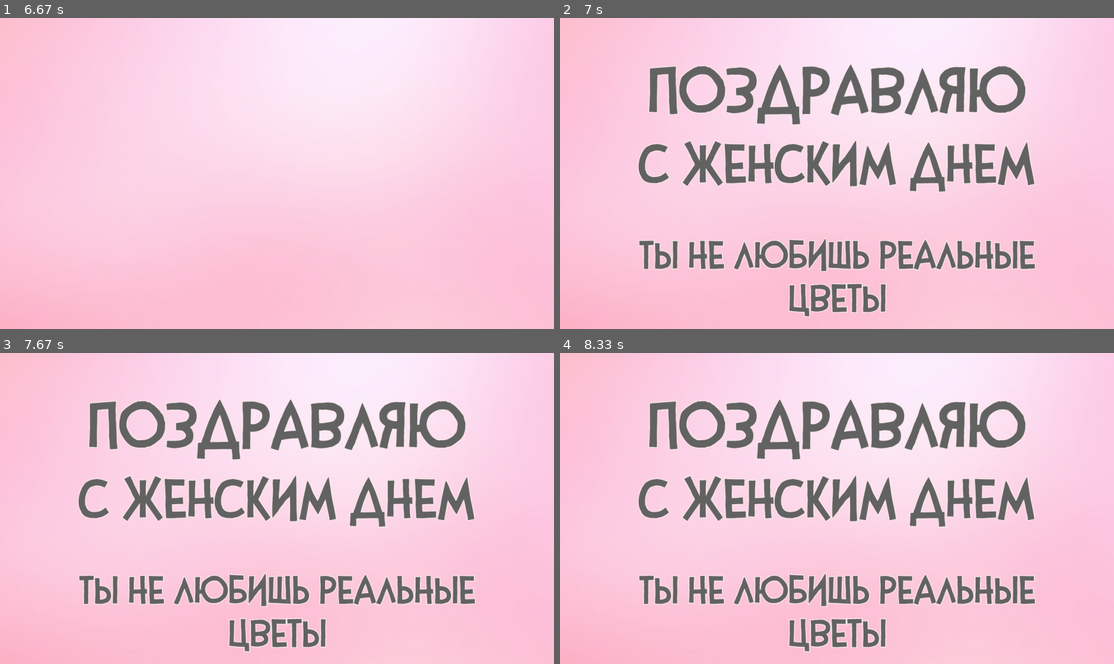
Above: before the commit, frames 1-4 (two rows, left to right).
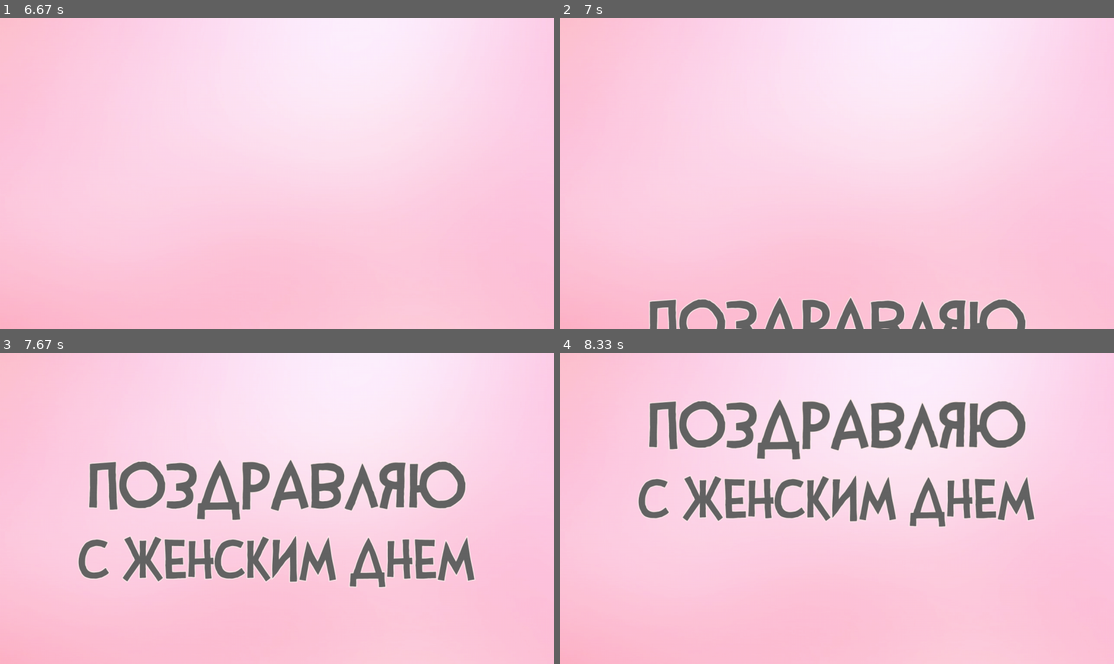
Above: after the commit, the same moments.

Repository: Ferunelli-dep/Women_day_present_pygame
Game: pygame game, started from main.py
The game is run twice, just before and just after one commit, with the same random seed, the same clock (stepped at 60 frames per second) and the same inputs.
Inputs (mouse positions are in pixels of both pictures, inside the frame that each line leads up to):
- Up to frame 1 (6.67 s): click (277, 173) at 0.38 s
- Up to frame 2 (7 s): no input
- Up to frame 3 (7.67 s): no input
- Up to frame 4 (8.33 s): no input

Frame 1 is identical in both runs. In frame 2, 17% of the frame differs, in the area x 14-86%, y 14-100%; in frame 3, 21%, in the area x 14-86%, y 14-97%; in frame 4, 4.8%.

Commit message:
text animation added

Diff:
--- a/main.py
+++ b/main.py
@@ -16,9 +16,9 @@
 pygame.display.set_icon(icon)
 rect_bg = background.get_rect()
 rect_bg.left, rect_bg.top = [0, 0]
-rect_T1 = text_1.get_rect()
-rect_T2 = text_2.get_rect()
-rect_T3 = text_3.get_rect()
+rect_T0 = text_1.get_rect()
+rect_T1 = text_2.get_rect()
+rect_T2 = text_3.get_rect()
 
 SCREEN_WIDTH, SCREEN_HEIGHT = screen.get_size()
 colors = {'White': [255, 255, 255],
@@ -32,16 +32,23 @@
 eight = eight_orig.copy()
 rect = eight.get_rect()
 rect.center = SCREEN_WIDTH // 2, SCREEN_HEIGHT // 2
-rect_T1.center = SCREEN_WIDTH // 2, 250
-rect_T2.center = SCREEN_WIDTH // 2, 600
-rect_T3.center = SCREEN_WIDTH // 2, 850
+
+rect_T0.center = SCREEN_WIDTH // 2, SCREEN_HEIGHT + 250
+rect_T1.center = SCREEN_WIDTH // 2, SCREEN_HEIGHT + 1000
+rect_T2.center = SCREEN_WIDTH // 2, SCREEN_HEIGHT + 1250
+T_Y_finish = [250, 600, 850]
+
+pos_state_0 = False
+pos_state_1 = False
 state = True
 eight_pressed = False
 rotation_flag = True
 eight_visibility = True
 screen.fill(colors['White'])
-y = 200
-y1 = 400
+y_0 = SCREEN_HEIGHT + 250
+y_1 = SCREEN_HEIGHT + 600
+y_2 = SCREEN_HEIGHT + 850
+
 while state:
     clock.tick(FPS)
     screen.blit(background, rect_bg)
@@ -76,9 +83,30 @@
         rect.center = SCREEN_WIDTH // 2, SCREEN_HEIGHT // 2
         screen.blit(eight_orig, rect)
     else:
-        screen.blit(text_1, rect_T1)
-        screen.blit(text_2, rect_T2)
-        screen.blit(text_3, rect_T3)
+        if y_0 > T_Y_finish[0]:
+            y_0 -= 10
+            rect_T0.center = (SCREEN_WIDTH // 2, y_0)
+        else:
+            pos_state_0 = True
+        if pos_state_0:
+            if rect_T1.top > SCREEN_HEIGHT:
+                y_1 -= 1
+                rect_T1.center = (SCREEN_WIDTH // 2, y_1)
+            elif y_1 > T_Y_finish[1]:
+                y_1 -= 12
+                rect_T1.center = (SCREEN_WIDTH // 2, y_1)
+            else:
+                pos_state_1 = True
+        if pos_state_1:
+            if rect_T2.top > SCREEN_HEIGHT:
+                y_2 -= 3
+                rect_T2.center = (SCREEN_WIDTH // 2, y_2)
+            elif y_2 > T_Y_finish[2]:
+                y_2 -= 12
+                rect_T2.center = (SCREEN_WIDTH // 2, y_2)
+        screen.blit(text_1, rect_T0)
+        screen.blit(text_2, rect_T1)
+        screen.blit(text_3, rect_T2)
     pygame.display.flip()
 
 pygame.quit()
Binary file changed: pics/text_2.png
Binary file changed: pics/text_3.png
Not shown, changed: .gitignore
